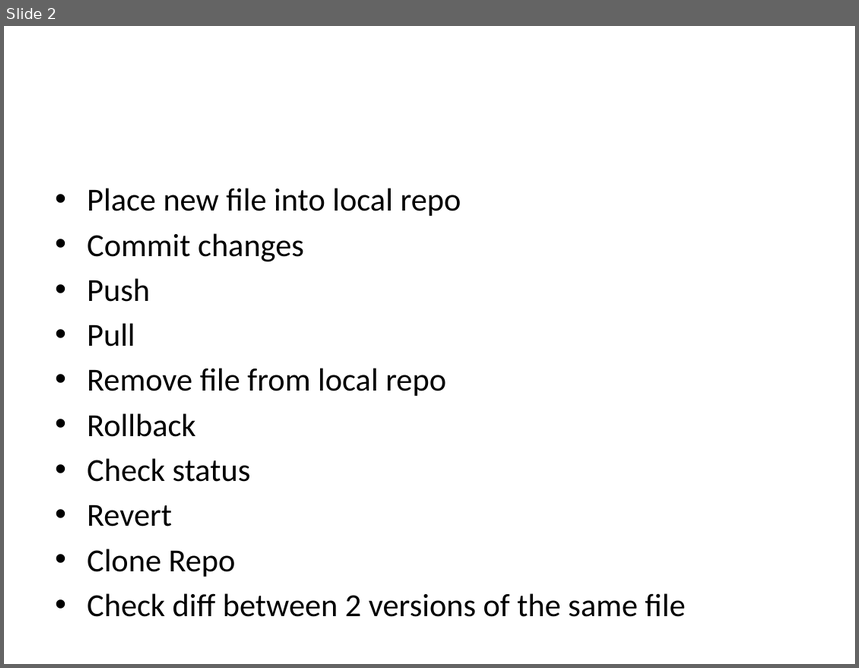
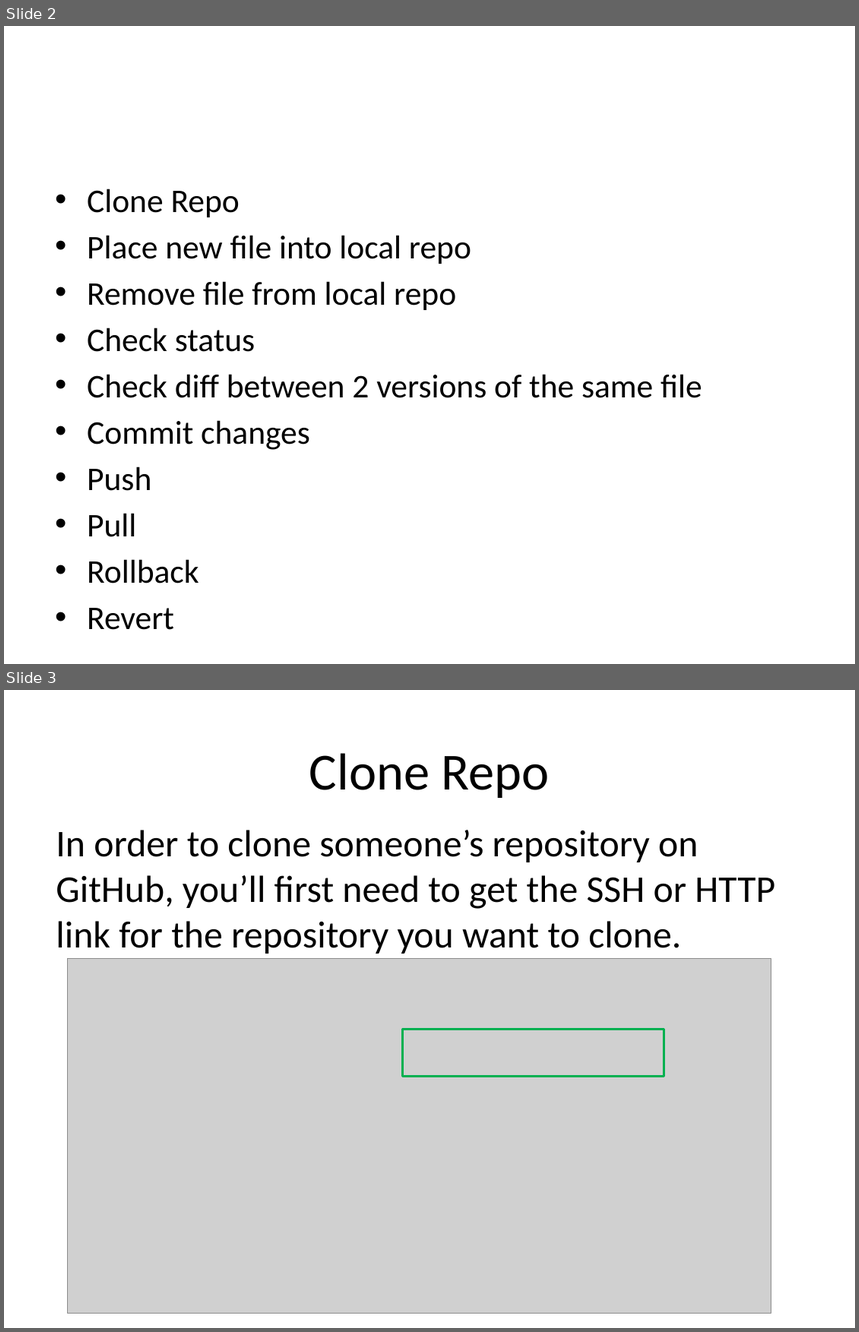
Before and after one commit to JaceTan/programming-notes, a slide deck: Github Commands.pptx. Shown one above the other, each under a label of ours: slide 2 before the commit, slides 2 and 3 after it. The pictures are 859x668 and 859x1332 pixels, drawn with LibreOffice and Linux fonts; fonts in the diff are those of the drawing; grey boxes stand for pictures. Boxes give left, top, right and bottom in pixels: in the first picture for what was removed or moved away, otherwise in the second. Text is boxed around its words. In the diff, an @@ line names an element or a change of style, - is before the commit and + after.

Commit message:
added place new file into local repo section

```diff
--- a/Github Commands.pptx
+++ b/Github Commands.pptx
@@ slide 3 added at (x1=4, y1=690, x2=855, y2=1328), background #FFFFFF @@
@@ title added at (x1=310, y1=753, x2=550, y2=798), 44 pt, text #000000 @@
+Clone Repo
@@ text added at (x1=56, y1=830, x2=775, y2=954), 32 pt, text #000000 @@
+In order to clone someone’s repository on GitHub, you’ll first need to get the SSH or HTTP link for the repository you want to clone.
@@ picture added at (x1=68, y1=959, x2=772, y2=1314) @@
@@ rectangle added at (x1=403, y1=1030, x2=664, y2=1076), outline #00B050 2 pt @@
@@ slide 2 changed as well @@
@@ text at (x1=87, y1=189, x2=240, y2=218): paragraph added @@
+• Clone Repo
@@ text at (x1=87, y1=235, x2=471, y2=630): size 27.2 to 28 pt in "Place new file into local repo", "Commit changes", "Push", "Pull" and 2 more places @@
@@ text at (x1=87, y1=281, x2=702, y2=398): paragraphs added @@
+• Remove file from local repo
+• Check status
+• Check diff between 2 versions of the same file
@@ text at (x1=87, y1=368, x2=446, y2=396): paragraph removed @@
-• Remove file from local repo
@@ text at (x1=87, y1=458, x2=251, y2=482): paragraph removed @@
-• Check status
@@ text at (x1=87, y1=549, x2=686, y2=617): paragraphs removed @@
-• Clone Repo
-• Check diff between 2 versions of the same file
```
Also in this commit, not shown: 1 other slide changed, 11 other slides added, 4 slides removed, 1 other file.
